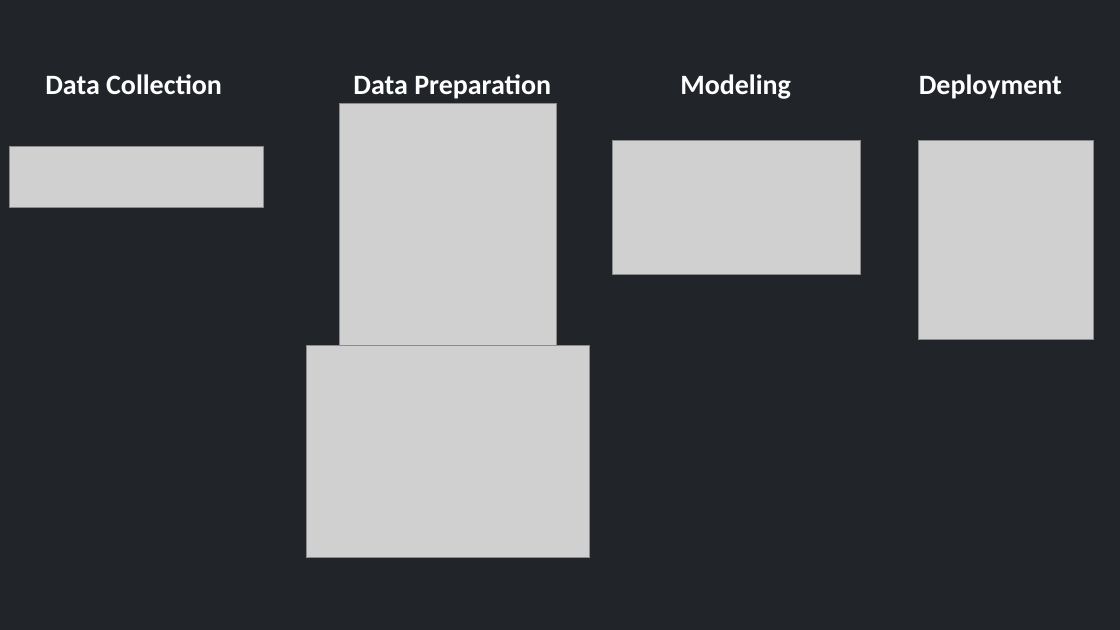
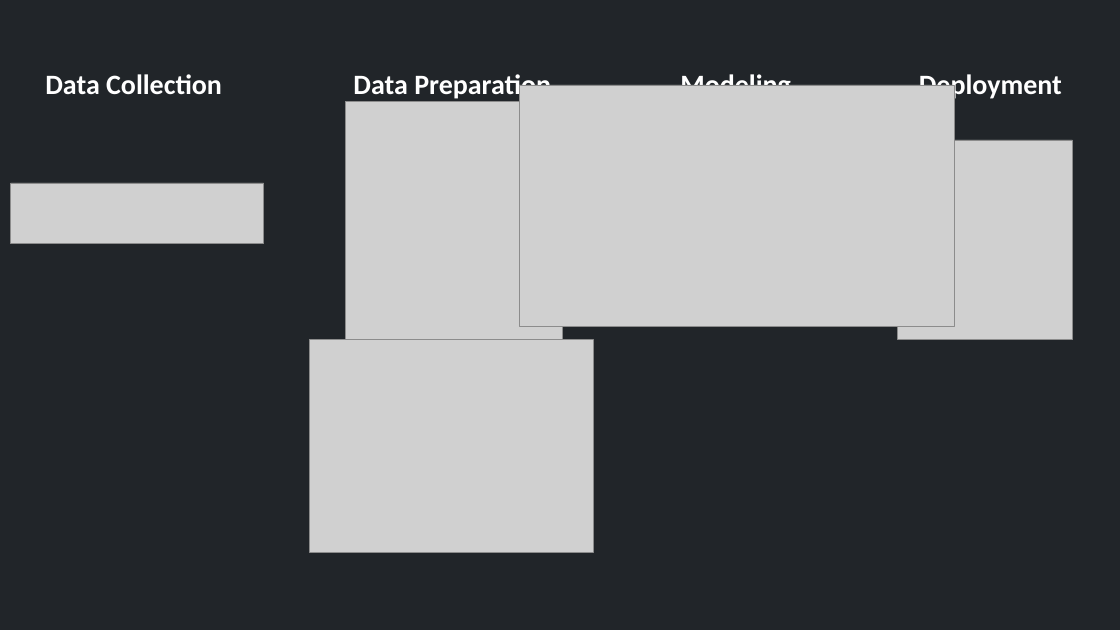
Before and after one commit to bsha6/parking_website, a slide deck: slide 1 of static/images/parking_model_diagram.pptx. Drawn at 1120x630 pixels with LibreOffice and Linux fonts; fonts in the diff are those of the drawing; grey boxes stand for pictures; background and template pictures are left out. Boxes give left, top, right and bottom in pixels: in the first picture for what was removed or moved away, otherwise in the second. Text is boxed around its words. In the diff, an @@ line names an element or a change of style, - is before the commit and + after.

```diff
--- a/static/images/parking_model_diagram.pptx
+++ b/static/images/parking_model_diagram.pptx
@@ picture added at <box>519,85,954,327</box> @@
@@ picture: place and size @@
-picture at <box>339,103,557,345</box>
+picture at <box>345,101,563,343</box>
@@ picture removed at <box>613,140,861,274</box> @@
@@ picture: place and size @@
-picture at <box>918,140,1093,340</box>
+picture at <box>897,140,1072,340</box>
@@ picture: place and size @@
-picture at <box>10,147,263,208</box>
+picture at <box>11,183,264,244</box>
@@ rectangle removed at <box>339,276,557,328</box> @@
@@ picture: place and size @@
-picture at <box>306,345,590,558</box>
+picture at <box>309,339,593,552</box>
```
Also in this commit, not shown: 1 slide added, 4 other files.
